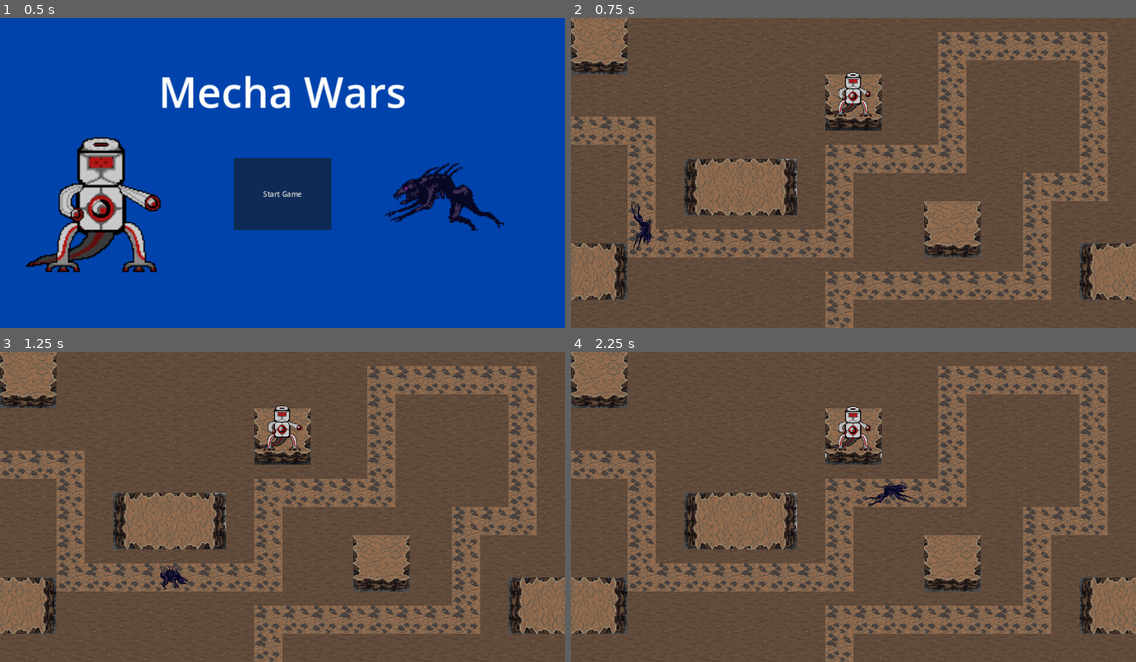
Above: before the commit, frames 1-4 (two rows, left to right).
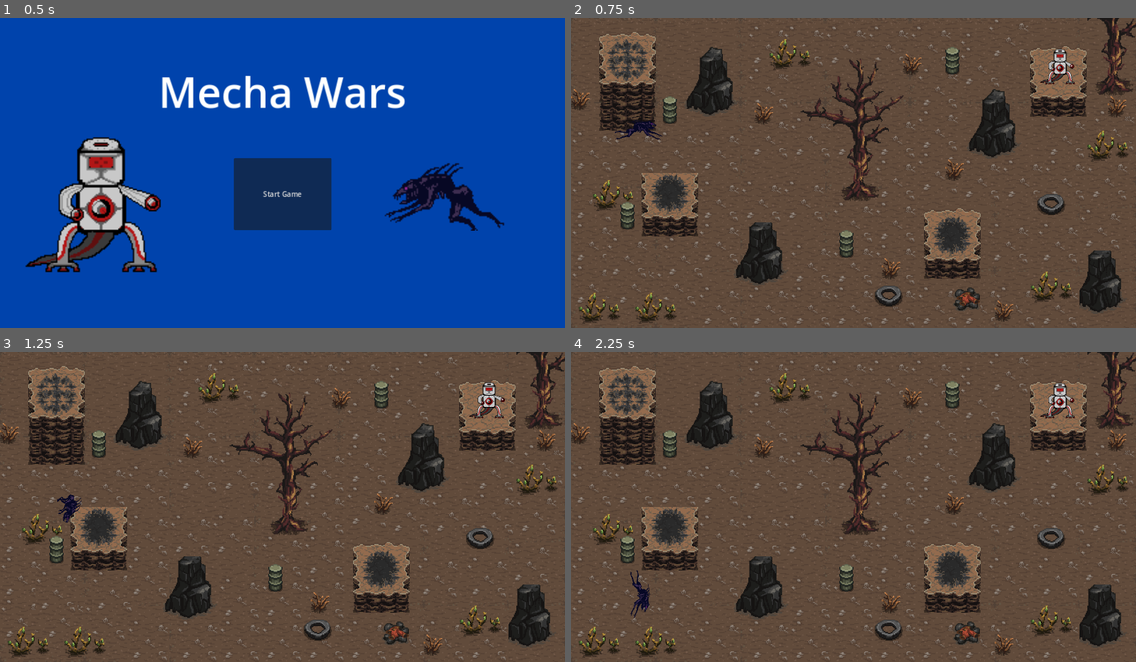
Above: after the commit, the same moments.

Repository: Beans4You/Team2_Mecha_Wars
Game: Godot game, scene res://scenes/main.tscn
Same seed, same stepped clock (60 frames per second), same inputs: the game is played once before the commit and once after it.
Inputs:
- Up to frame 1 (0.5 s): no input
- Up to frame 2 (0.75 s): click "Start" at 0.5 s
- Up to frame 3 (1.25 s): no input
- Up to frame 4 (2.25 s): click "Start" at 1.25 s; click "Start" at 2 s

Frame 1 is identical in both runs. In frame 2, 37% of the frame differs, in the area x 0-100%, y 0-100%; in frame 3, 37%; in frame 4, 37%.

Commit message:
Fixed Map Issue, Slowed Enemy down, Scaled Dino

Diff:
--- a/mecha-wars/scenes/enemies/runner.gd
+++ b/mecha-wars/scenes/enemies/runner.gd
@@ -1,6 +1,6 @@
 extends CharacterBody2D
 
-@export var speed = 500
+@export var speed = 200
 
 # Called when the node enters the scene tree for the first time.
 func _ready():
--- a/mecha-wars/scenes/main.tscn
+++ b/mecha-wars/scenes/main.tscn
@@ -1,14 +1,15 @@
-[gd_scene load_steps=7 format=3 uid="uid://buik30cn3d1er"]
+[gd_scene load_steps=8 format=3 uid="uid://buik30cn3d1er"]
 
 [ext_resource type="Script" path="res://scenes/main.gd" id="1_wop13"]
 [ext_resource type="PackedScene" uid="uid://h6nqnmhkcq1v" path="res://scenes/enemies/runner.tscn" id="2_1dlbe"]
-[ext_resource type="PackedScene" uid="uid://ihxkiyrb2opd" path="res://scenes/map.tscn" id="2_dpspi"]
+[ext_resource type="PackedScene" uid="uid://ui76qs4pk0i3" path="res://scenes/new_map.tscn" id="3_muqhs"]
 [ext_resource type="PackedScene" uid="uid://bs3i7m6amjfm3" path="res://scenes/mechas/rocket_dino_mecha.tscn" id="4_qghg2"]
 [ext_resource type="PackedScene" uid="uid://chjcyfjud2sxf" path="res://scenes/start_screen.tscn" id="5_lki52"]
+[ext_resource type="AudioStream" uid="uid://c8buh00p5nomb" path="res://Resources/SCI-FI_UI_SFX_PACK/fight.wav" id="7_l4mcw"]
 
 [sub_resource type="Curve2D" id="Curve2D_mi2ma"]
 _data = {
-"points": PackedVector2Array(0, 0, 0, 0, 3, 247, 0, 0, 0, 0, 66, 248, 0, 0, 0, 0, 155, 252, 0, 0, 0, 0, 162, 424, 0, 0, 0, 0, 163, 499, 0, 0, 0, 0, 380, 510, 0, 0, 0, 0, 526, 510, 0, 0, 0, 0, 609, 491, 0, 0, 0, 0, 608, 327, 0, 0, 0, 0, 857, 314, 0, 0, 0, 0, 860, 151, 0, 0, 0, 0, 862, 58, 0, 0, 0, 0, 1068, 55, 0, 0, 0, 0, 1179, 62, 0, 0, 0, 0, 1182, 242, 0, 0, 0, 0, 1178, 355, 0, 0, 0, 0, 1176, 382, 0, 0, 0, 0, 1059, 376, 0, 0, 0, 0, 1053, 598, 0, 0, 0, 0, 608, 608, 0, 0, 0, 0, 602, 692)
+"points": PackedVector2Array(0, 0, 0, 0, 3, 247, 0, 0, 0, 0, 66, 248, 0, 0, 0, 0, 155, 252, 0, 0, 0, 0, 162, 424, 0, 0, 0, 0, 158, 578, 0, 0, 0, 0, 437, 434, 0, 0, 0, 0, 526, 510, 0, 0, 0, 0, 581, 468, 0, 0, 0, 0, 723, 428, 0, 0, 0, 0, 857, 314, 0, 0, 0, 0, 860, 151, 0, 0, 0, 0, 1068, 55, 0, 0, 0, 0, 1179, 62, 0, 0, 0, 0, 1177, 241, 0, 0, 0, 0, 1141, 331, 0, 0, 0, 0, 1178, 355, 0, 0, 0, 0, 1135, 364, 0, 0, 0, 0, 1030, 367, 0, 0, 0, 0, 1046, 589, 0, 0, 0, 0, 608, 608, 0, 0, 0, 0, 602, 692)
 }
 point_count = 21
 
@@ -31,7 +32,8 @@
 scale = Vector2(9.97849, 7.46708)
 text = "Start"
 
-[node name="Map" parent="." instance=ExtResource("2_dpspi")]
+[node name="NewMap" parent="." instance=ExtResource("3_muqhs")]
+z_index = 0
 
 [node name="Path2D" type="Path2D" parent="."]
 curve = SubResource("Curve2D_mi2ma")
@@ -43,8 +45,14 @@
 [node name="runner" parent="Path2D/PathFollow2D" instance=ExtResource("2_1dlbe")]
 
 [node name="rocket-dino" parent="." instance=ExtResource("4_qghg2")]
-position = Vector2(639, 167)
+position = Vector2(1108, 105)
+scale = Vector2(0.8, 0.8)
 
 [node name="Start Screen" parent="." instance=ExtResource("5_lki52")]
 
+[node name="AudioStreamPlayer2D" type="AudioStreamPlayer2D" parent="."]
+stream = ExtResource("7_l4mcw")
+volume_db = -0.51
+autoplay = true
+
 [connection signal="pressed" from="Button" to="." method="_on_button_pressed"]
Not shown, added: mecha-wars/Resources/SCI-FI_UI_SFX_PACK/Click Combos/Click_Combo.wav.import
Not shown, added: mecha-wars/Resources/SCI-FI_UI_SFX_PACK/Click Combos/Click_Combo_2.wav.import
Not shown, added: mecha-wars/Resources/SCI-FI_UI_SFX_PACK/Click Combos/Click_Combo_2_High.wav.import
Not shown, added: mecha-wars/Resources/SCI-FI_UI_SFX_PACK/Click Combos/Click_Combo_2_Low.wav.import
Not shown, added: mecha-wars/Resources/SCI-FI_UI_SFX_PACK/Click Combos/Click_Combo_3.wav.import
Not shown, added: mecha-wars/Resources/SCI-FI_UI_SFX_PACK/Click Combos/Click_Combo_3_High.wav.import
Not shown, added: mecha-wars/Resources/SCI-FI_UI_SFX_PACK/Click Combos/Click_Combo_4.wav.import
Not shown, added: mecha-wars/Resources/SCI-FI_UI_SFX_PACK/Click Combos/Click_Combo_4_High.wav.import
Not shown, added: mecha-wars/Resources/SCI-FI_UI_SFX_PACK/Click Combos/Click_Combo_5.wav.import
Not shown, added: mecha-wars/Resources/SCI-FI_UI_SFX_PACK/Click Combos/Click_Combo_5_Pitched_Down.wav.import
Not shown, added: mecha-wars/Resources/SCI-FI_UI_SFX_PACK/Click Combos/Click_Combo_5_Pitched_Up.wav.import
Not shown, added: mecha-wars/Resources/SCI-FI_UI_SFX_PACK/Click Combos/Click_Combo_Pitched_Up.wav.import
(and 582 more such lines)
